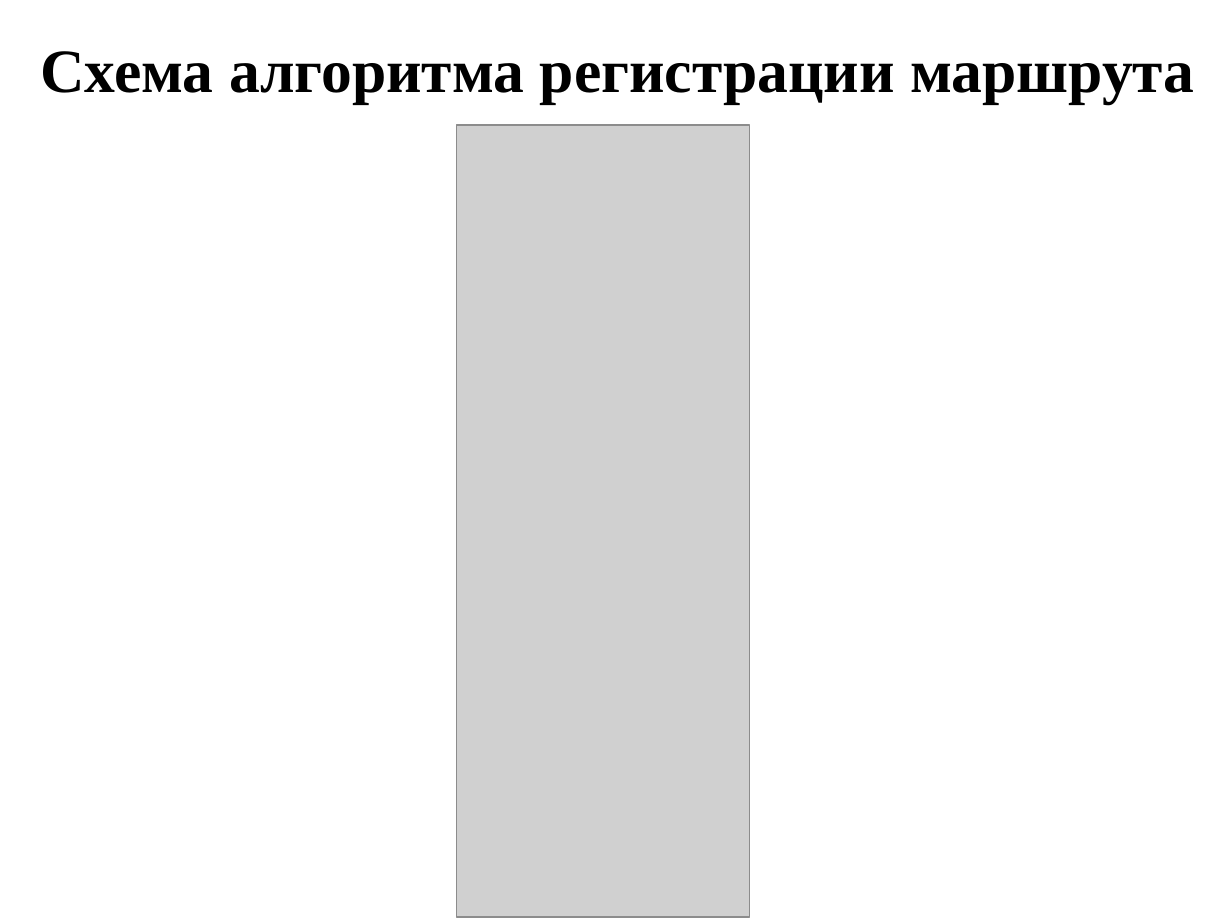
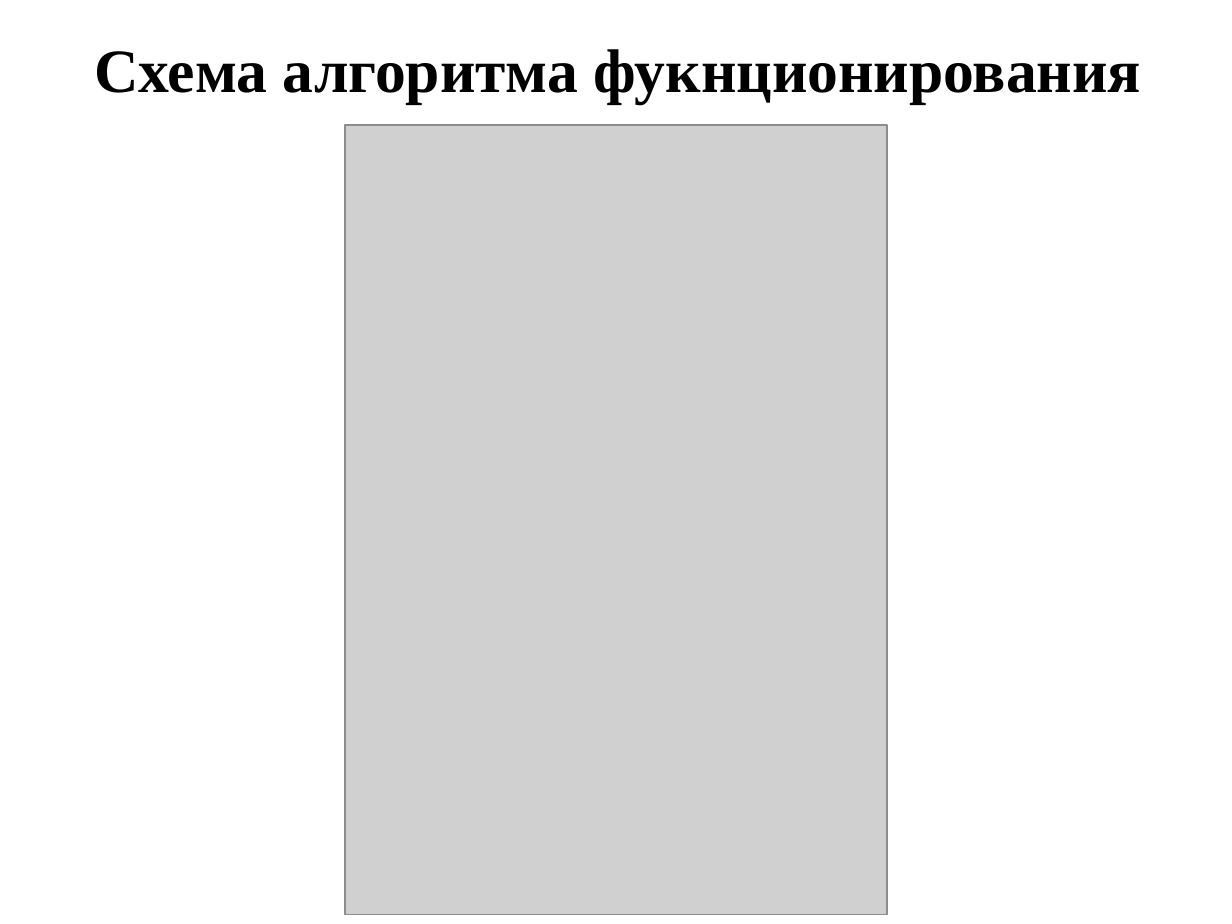
Before and after one commit to ChoroDev/master-degree-graduation-project, a slide deck: slide 8 of note/presentation.pptx. Drawn at 1232x924 pixels with LibreOffice and Linux fonts; fonts in the diff are those of the drawing; grey boxes stand for pictures. Boxes give left, top, right and bottom in pixels: in the first picture for what was removed or moved away, otherwise in the second. Text is boxed around its words. In the diff, an @@ line names an element or a change of style, - is before the commit and + after.

```diff
--- a/note/presentation.pptx
+++ b/note/presentation.pptx
@@ title at (x1=94, y1=49, x2=1141, y2=104): text changed @@
-Схема алгоритма регистрации маршрута
+Схема алгоритма фукнционирования
@@ picture resized from (x1=456, y1=124, x2=749, y2=917) to (x1=345, y1=124, x2=887, y2=914) @@
```
Also in this commit, not shown: 5 other slides changed, 2 slides added, 2 slides removed, 5 other files.
